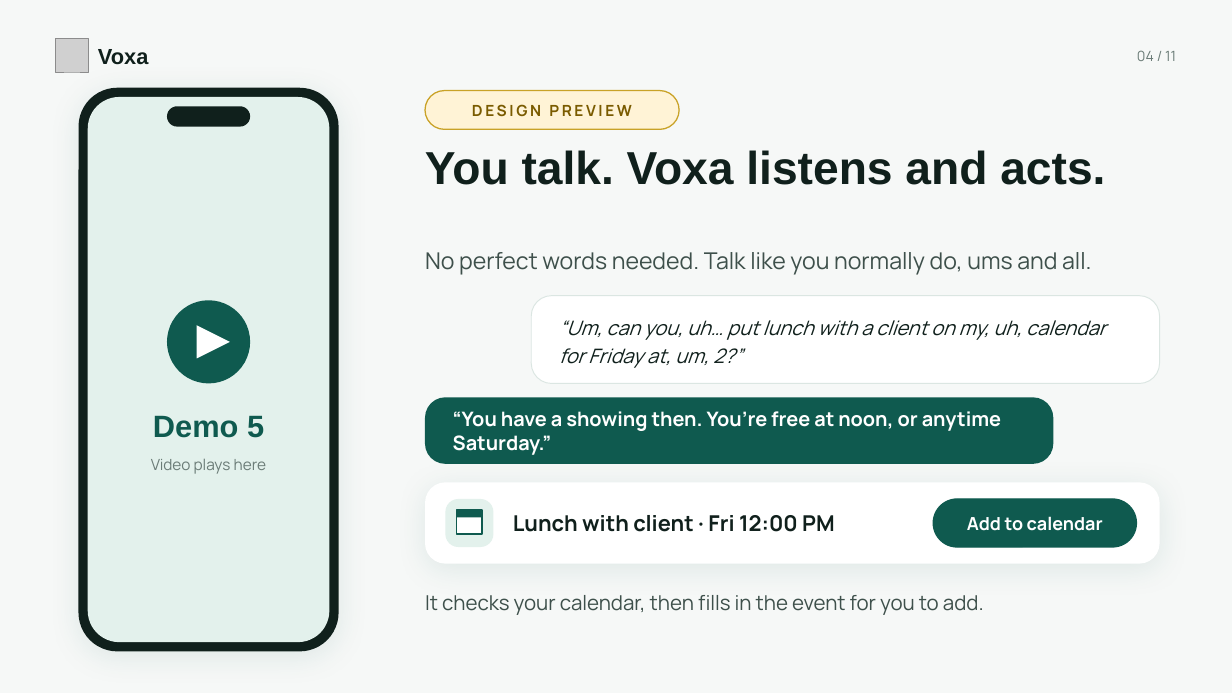
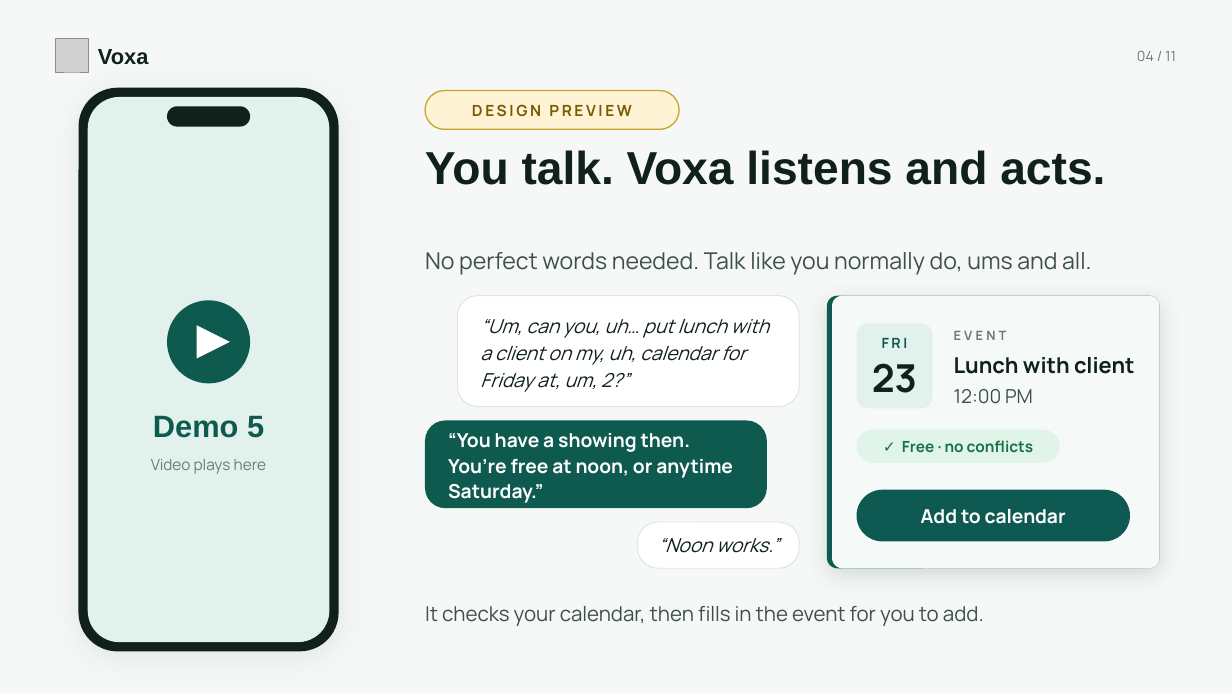
Before and after one commit to eriqbre/voxa-site, a slide deck: slide 4 of pitch/voxa-pitch.pptx. Drawn at 1232x693 pixels with LibreOffice and Linux fonts; fonts in the diff are those of the drawing; grey boxes stand for pictures. Boxes give left, top, right and bottom in pixels: in the first picture for what was removed or moved away, otherwise in the second. Text is boxed around its words. In the diff, an @@ line names an element or a change of style, - is before the commit and + after.

```diff
--- a/pitch/voxa-pitch.pptx
+++ b/pitch/voxa-pitch.pptx
@@ rounded rectangle resized from (x1=531, y1=296, x2=1160, y2=384) to (x1=457, y1=296, x2=799, y2=407) @@
@@ rounded rectangle at (x1=457, y1=296, x2=799, y2=407): proportions changed @@
@@ text "“Um, can you, uh… put ..." moved from (x1=559, y1=320, x2=1106, y2=368) to (x1=480, y1=319, x2=769, y2=392) @@
@@ text "“Um, can you, uh… put ..." at (x1=480, y1=319, x2=769, y2=392): size 15.5 to 15 pt @@
@@ rounded rectangle added at (x1=827, y1=296, x2=1160, y2=568), fill #0E5A52 @@
@@ rounded rectangle added at (x1=833, y1=296, x2=1160, y2=568), fill #F5FAF9 @@
@@ rounded rectangle added at (x1=857, y1=323, x2=933, y2=409), fill #E3F1EC @@
@@ text added at (x1=882, y1=338, x2=908, y2=348), 11 pt, text #0E5A52, bold @@
+FRI
@@ text at (x1=954, y1=357, x2=1134, y2=374): text changed @@
-Lunch with client · Fri 12:00 PM
+Lunch with client
@@ text added at (x1=954, y1=331, x2=1007, y2=340), 10 pt, text #6B7C77, bold @@
+EVENT
@@ text added at (x1=872, y1=363, x2=917, y2=393), 30 pt, text #10201C, bold @@
+23
@@ text added at (x1=954, y1=389, x2=1033, y2=404), 15 pt, text #3E504B @@
+12:00 PM
@@ rounded rectangle at (x1=425, y1=421, x2=767, y2=508): proportions changed @@
@@ rounded rectangle resized from (x1=425, y1=397, x2=1054, y2=464) to (x1=425, y1=421, x2=767, y2=508) @@
@@ text "“You have a showing then. ..." moved from (x1=453, y1=411, x2=1001, y2=455) to (x1=448, y1=433, x2=733, y2=503) @@
@@ text "“You have a showing then. ..." at (x1=448, y1=433, x2=733, y2=503): size 15.5 to 15 pt; line spacing 1 to 1.1 @@
@@ rounded rectangle added at (x1=857, y1=430, x2=1060, y2=463), fill #E1F4EA @@
@@ text added at (x1=902, y1=440, x2=1033, y2=452), 12 pt, text #177245, bold @@
+✓ Free · no conflicts
@@ rounded rectangle removed at (x1=445, y1=499, x2=494, y2=547) @@
@@ text "Add to calendar" moved from (x1=967, y1=516, x2=1103, y2=531) to (x1=921, y1=509, x2=1066, y2=524) @@
@@ text "Add to calendar" at (x1=921, y1=509, x2=1066, y2=524): size 14 to 15 pt @@
@@ rounded rectangle resized from (x1=933, y1=499, x2=1137, y2=547) to (x1=857, y1=490, x2=1130, y2=542) @@
@@ rounded rectangle at (x1=857, y1=490, x2=1130, y2=542): fill #0F5A4F to #0E5A52; outline #0F5A4F 1 pt to none @@
@@ rectangle removed at (x1=457, y1=510, x2=482, y2=534) @@
@@ rectangle removed at (x1=457, y1=510, x2=482, y2=518) @@
@@ rounded rectangle resized from (x1=425, y1=482, x2=1160, y2=564) to (x1=638, y1=522, x2=799, y2=568) @@
@@ rounded rectangle at (x1=638, y1=522, x2=799, y2=568): outline none to #DBE6E2 0.75 pt; shadow off; proportions changed @@
@@ text added at (x1=658, y1=538, x2=779, y2=553), 15 pt, text #10201C, italic @@
+“Noon works.”
@@ text "It checks your calendar, then ..." moved from (x1=425, y1=595, x2=984, y2=615) to (x1=425, y1=606, x2=984, y2=626) @@
```
Also in this commit, not shown: 5 other files.
